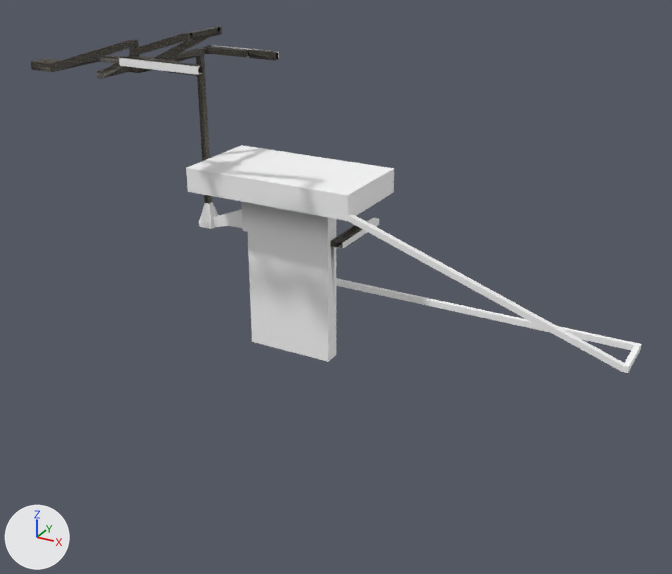
The FBX model Project D.E.R.I.C.K/Assets/Mapas/Metro3/Metro3f.fbx as it was, and as the next commit left it.
Rendered twice from a 50 mm lens placed at (3.14, -3.53, 0.84), pointed at (1.03, 0.31, -1.08). The axes (+X, +Y, +Z) are drawn at lower left. The lights are the same throughout. Where no turn or scale is listed for an object, it has been applied to the vertices. Vertices at the same position are counted once.
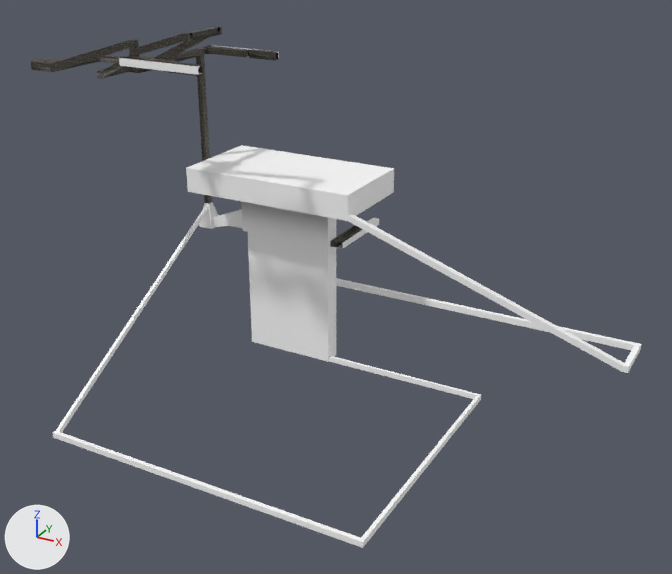
The edits, one by one:
Picture '_1.png' (img_1_png) is new.
Material '_1' (mat_1) is new.
Its texture is img_1_png.
Its roughness is 0.553.
me_mesh_001 is used by ob_mesh2; location (0.0, 0.0, 0.0).
me_mesh_001 had 458 vertices, 773 faces and spanned x -0.21..2.44, y 0.6..1.31, z -1.84..-0.69.
me_mesh_001 now has 484 vertices, 823 faces and spans x -0.21..2.44, y -0.6..1.31, z -1.84..-0.06.
Part 1, on me_mesh_001:
69 faces are deleted.
2 vertices move within x 0.74..0.75, y 1.31, z -1.1..-1.07.
26 vertices are added at x -0.18..1.67, y -0.6..0.88, z -1.84..-0.06.
89 new faces join them, mat_frontcolor (white #ffffff).
4 new faces join them, mat_color_m00 (white #ffffff).
6 new faces join them, mat_m_149635834265725_1 (picture img_m_149635834265725_1_jpg).
15 new faces join them, mat_m_149635834265725 (picture img_m_149635834265725_jpg).
5 new faces join them, mat_concrete_rough_3 (picture img_concrete_rough_3_jpg).
me_mesh_001 now uses material mat_1 (picture img_1_png).

Location of each change, (x1, y1, x2, y2) in pixels of the pictures (672 x 574 px):
'Mesh2', reshaped
    before: (186, 145, 641, 373)
    after: (53, 145, 641, 548)
part 1 of me_mesh_001, built on
    before: (199, 203, 361, 362)
    after: (53, 203, 481, 548)
